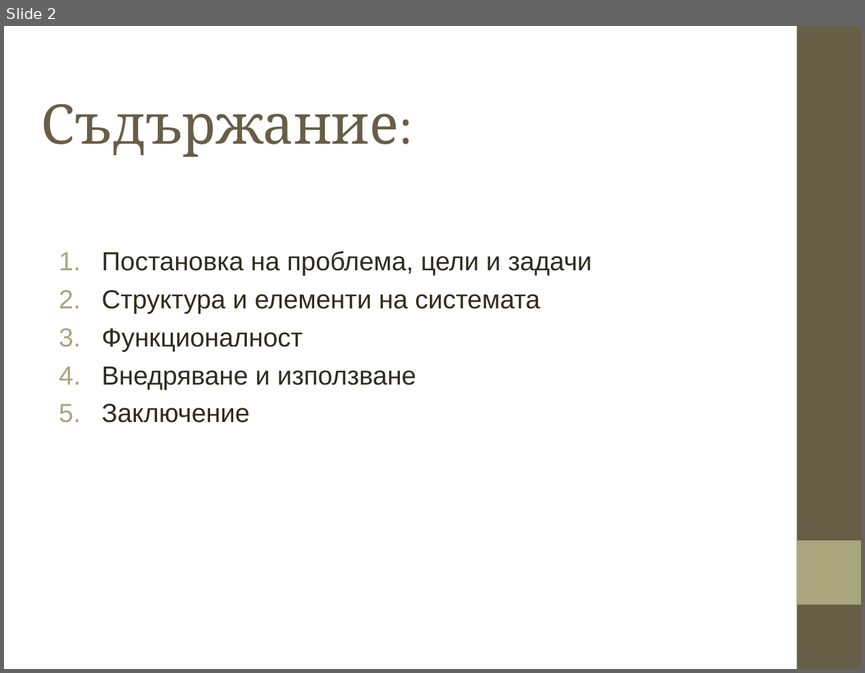
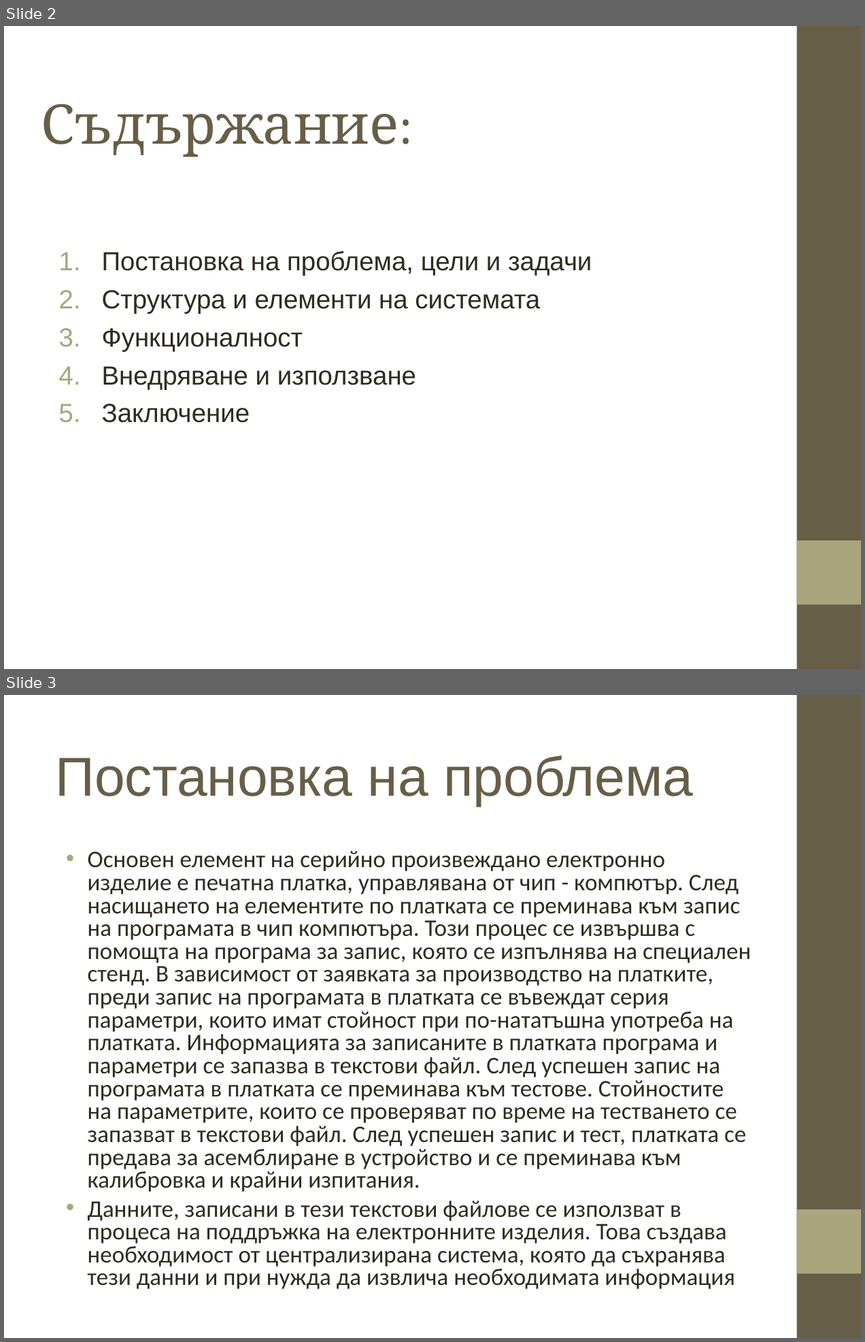
Before and after one commit to parbov/BSc_Dipl, a slide deck: documentation/presentation_Petko.ppt. Shown one above the other, each under a label of ours: slide 2 before the commit, slides 2 and 3 after it. The pictures are 865x673 and 865x1342 pixels, drawn with LibreOffice and Linux fonts; fonts in the diff are those of the drawing; background and template pictures are left out. Boxes give left, top, right and bottom in pixels: in the first picture for what was removed or moved away, otherwise in the second. Text is boxed around its words. In the diff, an @@ line names an element or a change of style, - is before the commit and + after.

```diff
--- a/documentation/presentation_Petko.ppt
+++ b/documentation/presentation_Petko.ppt
@@ slide 3 added at [4,695,861,1338], background picture (left out); not listed: 2 template elements that a slide beside it also shows @@
@@ title added at [55,756,693,806], 46 pt, text #675E47 @@
+Постановка на проблема
@@ text added at [88,851,751,1289], 20 pt, text #2F2B20 @@
+• Основен елемент на серийно произвеждано електронно изделие е печатна платка, управлявана от чип - компютър. След насищането на елементите по платката се преминава към запис на програмата в чип компютъра. Този процес се извършва с помощта на програма за запис, която се изпълнява на специален стенд. В зависимост от заявката за производство на платките, преди запис на програмата в платката се въвеждат серия параметри, които имат стойност при по-нататъшна употреба на платката. Информацията за записаните в платката програма и параметри се запазва в текстови файл. След успешен запис на програмата в платката се преминава към тестове. Стойностите на параметрите, които се проверяват по време на тестването се запазват в текстови файл. След успешен запис и тест, платката се предава за асемблиране в устройство и се преминава към калибровка и крайни изпитания.
+• Данните, записани в тези текстови файлове се използват в процеса на поддръжка на електронните изделия. Това създава необходимост от централизирана система, която да съхранява тези данни и при нужда да извлича необходимата информация
```
Also in this commit, not shown: 6 slides changed, 6 other slides added, 5 slides removed.
